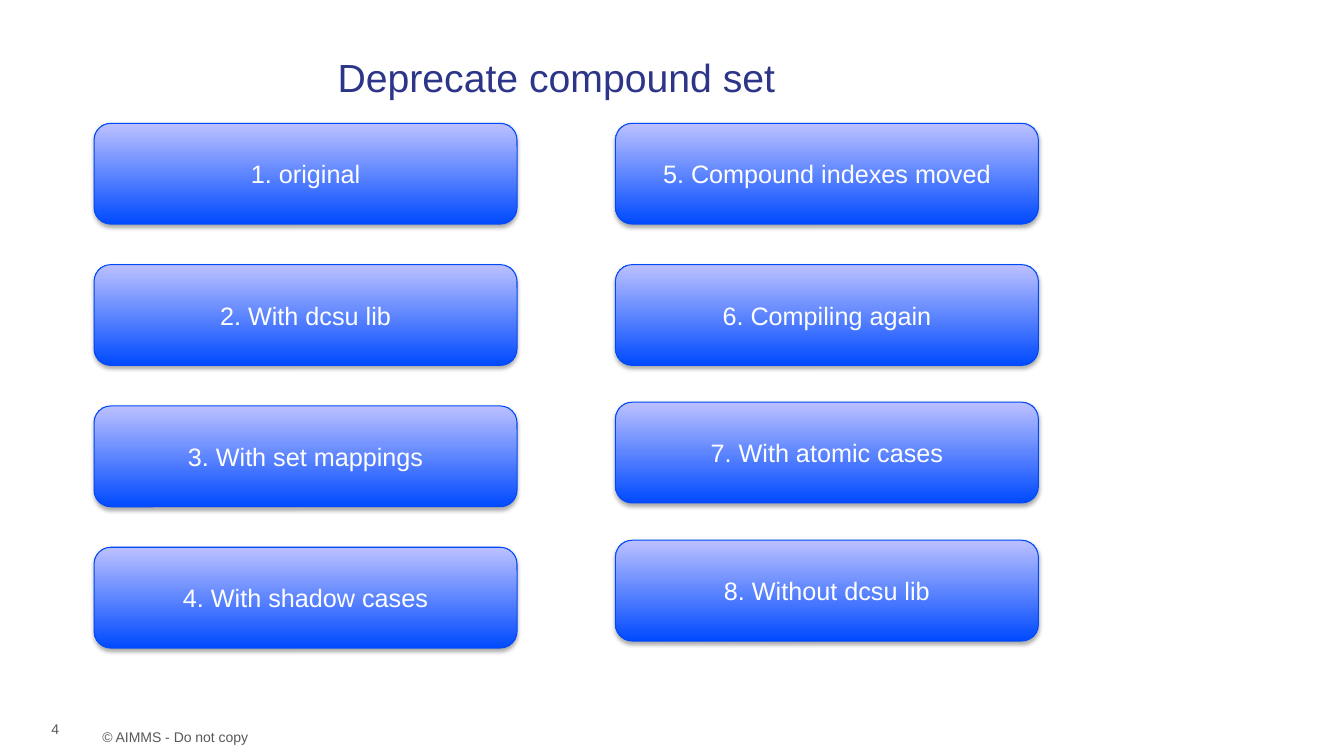
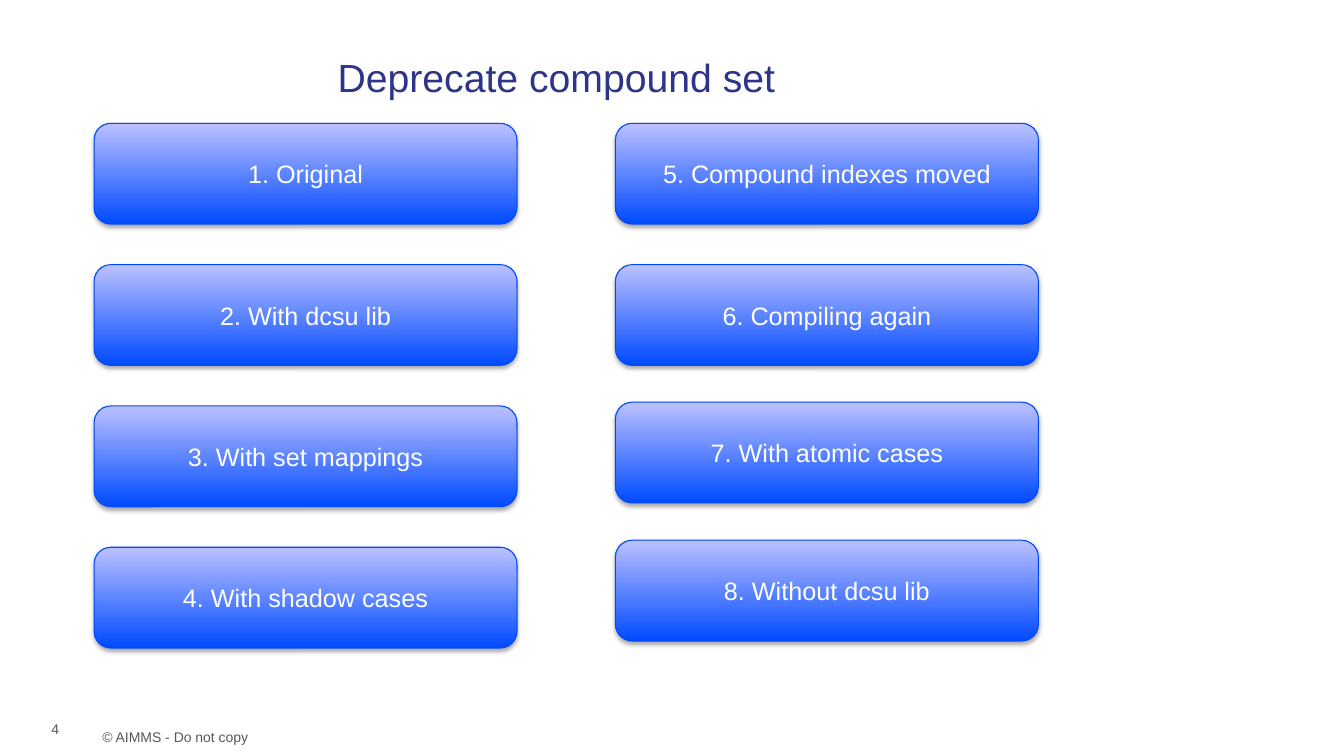
Before and after one commit to aimms/how-to, a slide deck: slide 4 of Resources/Other/CompoundSets/Images/DeprecateCompoundSets.pptx. Drawn at 1344x756 pixels with LibreOffice and Linux fonts; fonts in the diff are those of the drawing; background and template pictures are left out. Boxes give left, top, right and bottom in pixels: in the first picture for what was removed or moved away, otherwise in the second. Text is boxed around its words. In the diff, an @@ line names an element or a change of style, - is before the commit and + after.

```diff
--- a/Resources/Other/CompoundSets/Images/DeprecateCompoundSets.pptx
+++ b/Resources/Other/CompoundSets/Images/DeprecateCompoundSets.pptx
@@ text in rounded rectangle at [248,164,363,188]: text changed @@
-1. original
+1. Original
```
Also in this commit, not shown: 1 other file.
